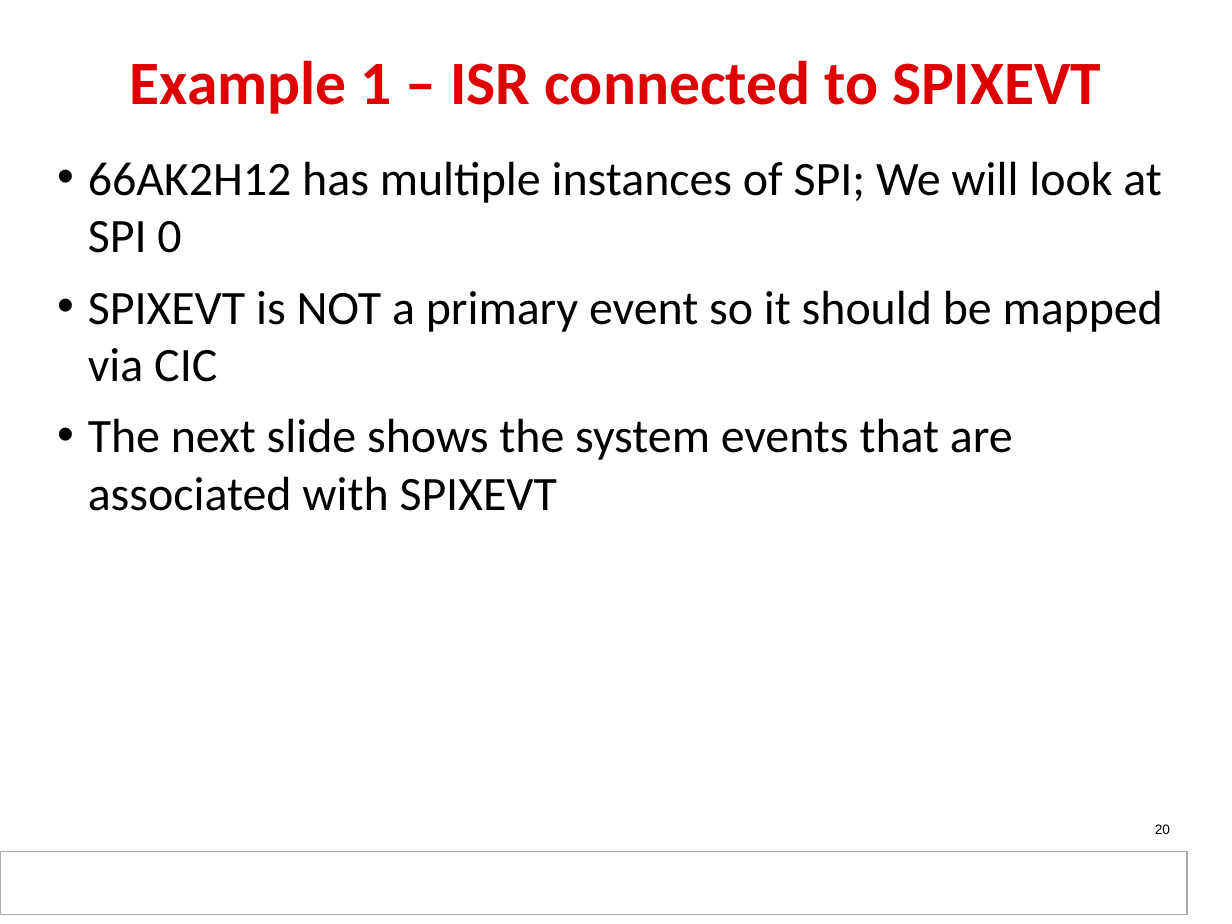
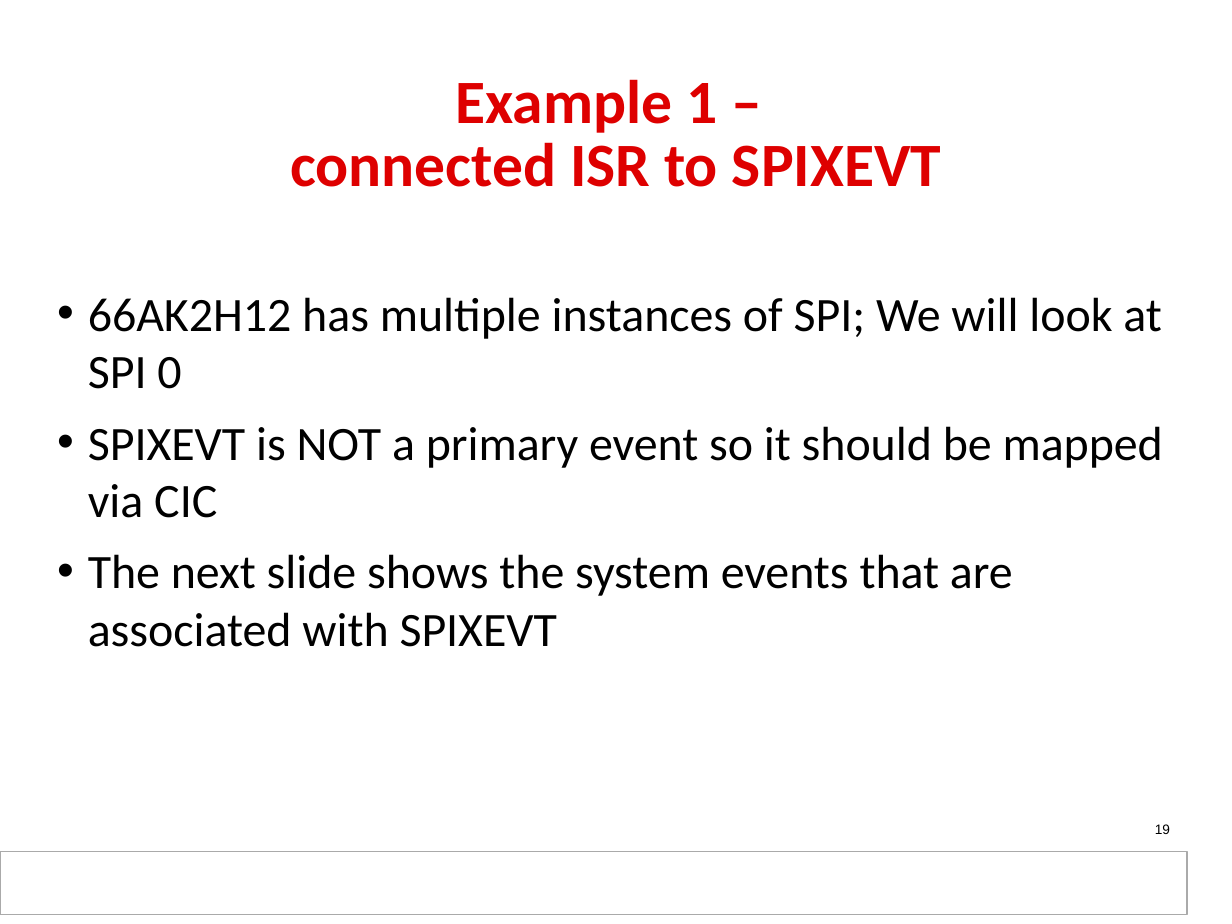
Before and after one commit to hari1989/keystone-workshop, a slide deck: slide 19 of slides/KeyStone_Interrupts.pptx (slide 20 before the commit). Drawn at 1232x924 pixels with LibreOffice and Linux fonts; fonts in the diff are those of the drawing; background and template pictures are left out. Boxes give left, top, right and bottom in pixels: in the first picture for what was removed or moved away, otherwise in the second. Text is boxed around its words. In the diff, an @@ line names an element or a change of style, - is before the commit and + after.

```diff
--- a/slides/KeyStone_Interrupts.pptx
+++ b/slides/KeyStone_Interrupts.pptx
@@ title at <box>290,79,941,187</box>: text changed @@
-Example 1 – ISR connected to SPIXEVT
+Example 1 –
+connected ISR to SPIXEVT
@@ text "66AK2H12 has multiple instances of ...": place and size @@
-text "66AK2H12 has multiple instances of ..." at <box>88,161,1163,511</box>
+text "66AK2H12 has multiple instances of ..." at <box>88,297,1163,647</box>
@@ page number at <box>1155,824,1170,834</box>: text changed @@
-20
+19
```
Also in this commit, not shown: 5 other slides changed, 4 slides added, 3 slides removed.
